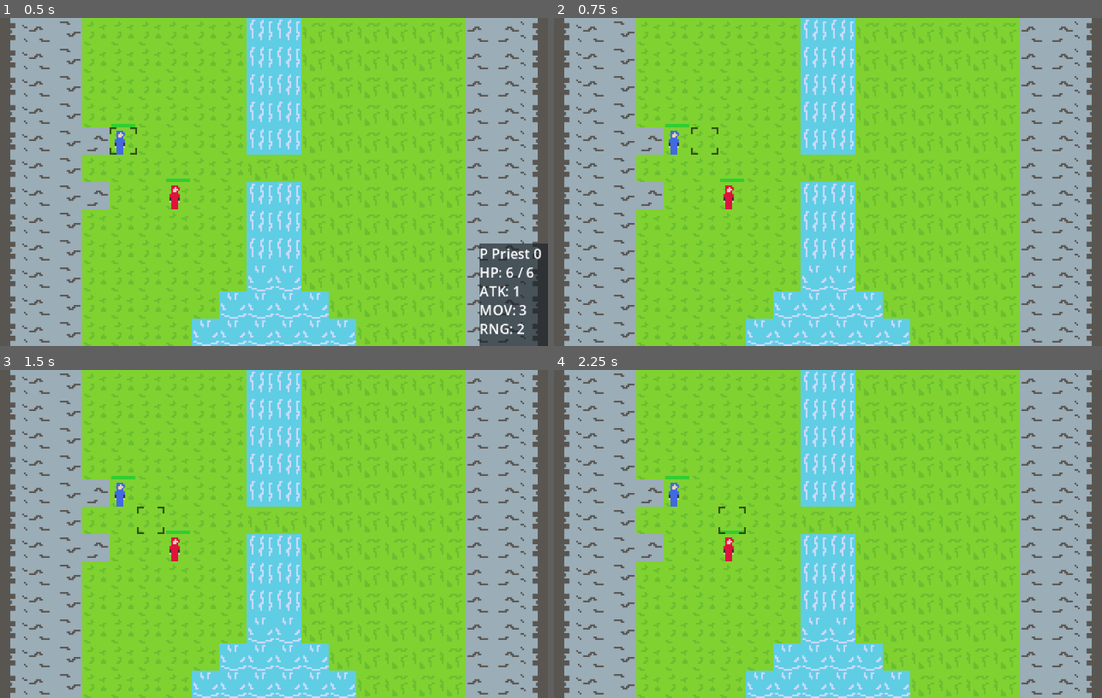
Above: before the commit, frames 1-4 (two rows, left to right).
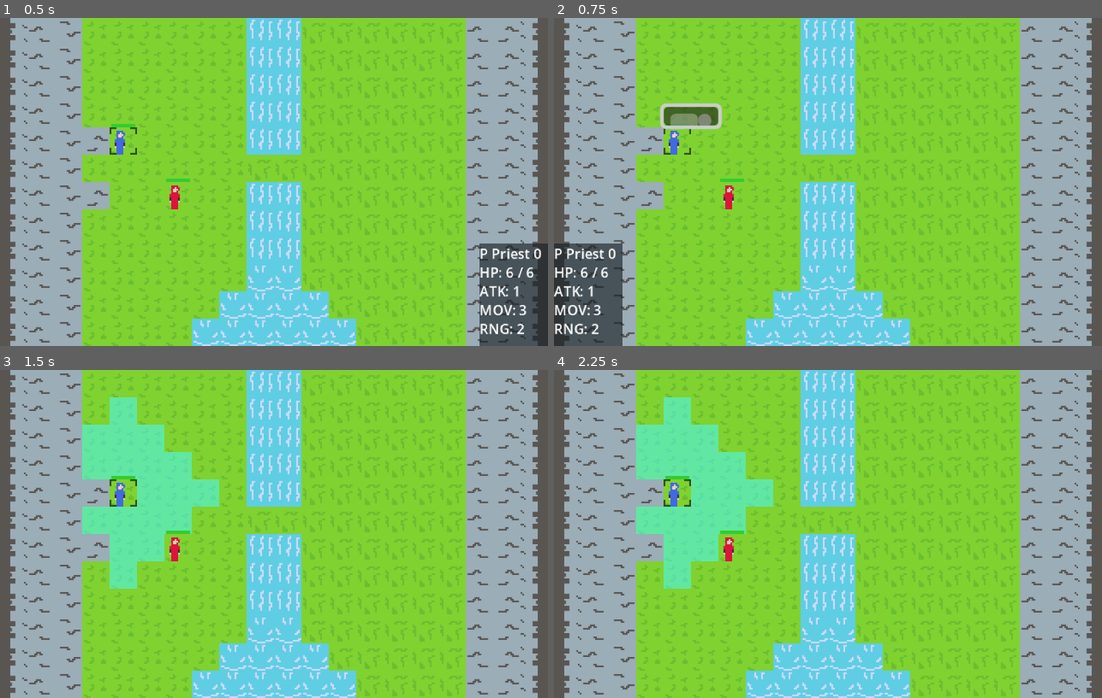
Above: after the commit, the same moments.

Repository: gui-stefanini/basictrpg
Game: Godot game, scene res://Scenes/InGame/game_manager.tscn
Same seed, same stepped clock (60 frames per second), same inputs: the game is played once before the commit and once after it. This scene is started directly instead of the project's main scene.
Inputs (mouse positions are in pixels of both pictures, inside the frame that each line leads up to):
- Up to frame 1 (0.5 s): no input
- Up to frame 2 (0.75 s): tap Enter at 0.5 s; move the mouse to (948, 165) at 0.52 s; hold Right (move_right) from 0.53 s (still down); tap Z (confirm) at 0.6 s; click (948, 165) at 0.67 s
- Up to frame 3 (1.5 s): tap Z (confirm) at 1.25, 1.35 s; move the mouse to (164, 550) at 1.27 s; release Right (move_right) at 1.28 s; hold Down (move_down) from 1.28 s (still down); click (164, 550) at 1.42 s
- Up to frame 4 (2.25 s): tap Z (confirm) at 2, 2.1 s; move the mouse to (882, 461) at 2.02 s; release Down (move_down) at 2.03 s; hold Right (move_right) from 2.03 s (still down); click (882, 461) at 2.17 s

Frame 1 is identical in both runs. In frame 2, 4.8% of the frame differs, in the area x 0-31%, y 25-100%; in frame 3, 7.5%; in frame 4, 7.5%, in the area x 15-40%, y 8-67%.

Commit message:
Ver 1.0.1.4 - Pre
In progress keyboard act menu

Diff:
--- a/Scenes/InGame/action_menu.tscn
+++ b/Scenes/InGame/action_menu.tscn
@@ -10,15 +10,15 @@
 content_margin_bottom = 0.0
 bg_color = Color(0.545098, 0.792157, 0.788235, 0)
 
-[node name="ActionMenu" type="PanelContainer" node_paths=PackedStringArray("MyVBoxContainer")]
+[node name="ActionMenu" type="PanelContainer" node_paths=PackedStringArray("MyItemList")]
 z_index = 20
 offset_right = 32.0
 offset_bottom = 11.0
 theme_override_styles/panel = SubResource("StyleBoxFlat_p3omo")
 script = ExtResource("1_p3omo")
 ActionButtonScene = ExtResource("2_p3omo")
-MyVBoxContainer = NodePath("VBoxContainer")
+MyItemList = NodePath("ItemList")
 metadata/_edit_group_ = true
 
-[node name="VBoxContainer" type="VBoxContainer" parent="."]
+[node name="ItemList" type="ItemList" parent="."]
 layout_mode = 2
--- a/Scenes/InGame/game_manager.tscn
+++ b/Scenes/InGame/game_manager.tscn
@@ -16,13 +16,13 @@
 [ext_resource type="PackedScene" uid="uid://crxd46k35kbox" path="res://Scenes/InGame/unit_info_panel.tscn" id="11_uj5f7"]
 [ext_resource type="PackedScene" uid="uid://rrtklejik3lk" path="res://Scenes/InGame/action_forecast.tscn" id="12_v2ahw"]
 
-[node name="GameManager" type="Node2D" node_paths=PackedStringArray("ManagerTimer", "ActionMenu", "EndScreen", "ActiveUnitInfoPanel", "SelectedUnitInfoPanel", "ActionForecast", "MyCursor", "MyMoveManager", "MyActionManager")]
+[node name="GameManager" type="Node2D" node_paths=PackedStringArray("ManagerTimer", "MyActionMenu", "EndScreen", "ActiveUnitInfoPanel", "SelectedUnitInfoPanel", "ActionForecast", "MyCursor", "MyMoveManager", "MyActionManager")]
 script = ExtResource("1_kmrvs")
 UnitScene = ExtResource("2_wg6t1")
 CombatScreenScene = ExtResource("3_frkii")
 VfxScene = ExtResource("4_2yddo")
 ManagerTimer = NodePath("ManagerTimer")
-ActionMenu = NodePath("ActionMenu")
+MyActionMenu = NodePath("ActionMenu")
 EndScreen = NodePath("EndScreen")
 ActiveUnitInfoPanel = NodePath("UnitInfoPanel")
 SelectedUnitInfoPanel = NodePath("UnitInfoPanel2")
--- a/Scripts/GameScripts/action_menu.gd
+++ b/Scripts/GameScripts/action_menu.gd
@@ -1,7 +1,9 @@
+class_name ActionMenu
 extends PanelContainer
 ##############################################################
 #                      0.0 Signals                           #
 ##############################################################
+@warning_ignore("unused_signal")
 signal action_selected(action: Action)
 
 ##############################################################
@@ -11,8 +13,7 @@
 #     REFERENCES     #
 ######################
 @export var ActionButtonScene: PackedScene
-@export var MyVBoxContainer: VBoxContainer
-
+@export var MyItemList: ItemList
 ######################
 #     SCRIPT-WIDE    #
 ######################
@@ -21,30 +22,42 @@
 #                      2.0 Functions                         #
 ##############################################################
 
+func NavigateUp():
+	var current_selection = MyItemList.get_selected_items()[0]
+	# % gives the remain of the division.
+	# Ex: if there are 4 itens and you are on item 2: (2-1+4)%4 = 5%4 = 1 remain.
+	var new_selection = (current_selection - 1 + MyItemList.item_count) % MyItemList.item_count
+	MyItemList.select(new_selection)
+
+func NavigateDown():
+	var current_selection = MyItemList.get_selected_items()[0]
+	var new_selection = (current_selection + 1) % MyItemList.item_count
+	MyItemList.select(new_selection)
+
 func HideMenu():
-	for button in MyVBoxContainer.get_children():
-		button.queue_free()
+	MyItemList.clear()
 	hide()
 
 func ShowMenu(unit: Unit):
-	for button in MyVBoxContainer.get_children():
-		button.queue_free()
+	MyItemList.clear()
 
 	var actions = unit.Data.Actions
 	actions.sort_custom(func(a, b):
 		return a.Type < b.Type
 		)
 
-	for action in actions:
-		var new_button = ActionButtonScene.instantiate()
-		new_button.text = action.Name
-		MyVBoxContainer.add_child(new_button)
+	for i in range(actions.size()):
+		var action = actions[i]
+		MyItemList.add_item(action.Name)
+		MyItemList.set_item_metadata(i, action)
 
-		new_button.pressed.connect(_on_action_button_pressed.bind(action))
 		if action is MoveAction and unit.HasMoved:
-			new_button.disabled = true
+			MyItemList.set_item_disabled(i, true)
 		if action is not MoveAction and action is not WaitAction and unit.HasActed:
-			new_button.disabled = true
+			MyItemList.set_item_disabled(i, true)
+
+	MyItemList.select(0)
+	MyItemList.grab_focus()
 
 	global_position = unit.global_position + Vector2(-8, -20)
 
@@ -55,9 +68,14 @@
 #                      3.0 Signal Functions                  #
 ##############################################################
 
-func _on_action_button_pressed(action:Action):
-	hide()
-	action_selected.emit(action)
+#func _on_action_button_pressed(action:Action):
+	#hide()
+	#action_selected.emit(action)
+
+func SelectAction():
+	var selected_index = MyItemList.get_selected_items()[0]
+	var selected_action = MyItemList.get_item_metadata(selected_index)
+	action_selected.emit(selected_action)
 
 ##############################################################
 #                      4.0 Godot Functions                   #
@@ -65,4 +83,4 @@
 
 func _ready() -> void:
 	UiFunctions.SetMouseIgnore(self)
-	UiFunctions.SetMouseIgnore(MyVBoxContainer)
+	UiFunctions.SetMouseIgnore(MyItemList)
--- a/Scripts/GameScripts/game_manager.gd
+++ b/Scripts/GameScripts/game_manager.gd
@@ -22,7 +22,7 @@
 @export var VfxScene: PackedScene
 
 @export var ManagerTimer: Timer
-@export var ActionMenu: PanelContainer
+@export var MyActionMenu: ActionMenu
 @export var EndScreen: CanvasLayer
 @export var ActiveUnitInfoPanel: PanelContainer
 @export var SelectedUnitInfoPanel: PanelContainer
@@ -93,7 +93,7 @@
 ##############################################################
 
 func HideUI():
-	ActionMenu.HideMenu()
+	MyActionMenu.HideMenu()
 	ActiveUnitInfoPanel.hide()
 	SelectedUnitInfoPanel.hide()
 
@@ -226,7 +226,7 @@
 
 func OnPlayerActionFinished():
 	CurrentSubState = SubState.ACTION_SELECTION_PHASE
-	ActionMenu.ShowMenu(ActiveUnit)
+	MyActionMenu.ShowMenu(ActiveUnit)
 
 func EndPlayerTurn():
 	if not ActiveUnit: return
@@ -270,15 +270,23 @@
 ##############################################################
 
 func _on_direction_pressed(direction: Vector2i):
-	# We only want the cursor to move in specific phases.
-	var valid_cursor_phase : bool = CurrentSubState in [SubState.UNIT_SELECTION_PHASE, SubState.TARGETING_PHASE]
-	if not CurrentGameState == GameState.PLAYER_TURN or not valid_cursor_phase:
+	if not CurrentGameState == GameState.PLAYER_TURN:
 		return
 
-	var new_position = MyCursor.TilePosition + direction
-	if CheckGridBounds(new_position):
-		MyCursor.MoveToTile(new_position, GroundGrid)
-		DisplaySelectedUnitInfo()
+	match CurrentGameState:
+		# We only want the cursor to move in specific phases.
+		SubState.UNIT_SELECTION_PHASE or SubState.TARGETING_PHASE:
+			var new_position = MyCursor.TilePosition + direction
+			if CheckGridBounds(new_position):
+				MyCursor.MoveToTile(new_position, GroundGrid)
+				DisplaySelectedUnitInfo()
+
+		SubState.ACTION_SELECTION_PHASE:
+			if direction.y == 1:
+				MyActionMenu.NavigateDown()
+			elif direction.y == -1:
+				MyActionMenu.NavigateUp()
+			return
 
 func _on_confirm_pressed():
 	if not CurrentGameState == GameState.PLAYER_TURN:
@@ -293,8 +301,11 @@
 				HideUI()
 				ActiveUnit = unit_on_tile
 				ActiveUnitInfoPanel.UpdatePanel(ActiveUnit)
-				ActionMenu.ShowMenu(ActiveUnit)
+				MyActionMenu.ShowMenu(ActiveUnit)
 				CurrentSubState = SubState.ACTION_SELECTION_PHASE
+
+		SubState.ACTION_SELECTION_PHASE:
+			MyActionMenu.SelectAction()
 
 		SubState.TARGETING_PHASE:
 			var target = null
@@ -340,7 +351,7 @@
 		SubState.TARGETING_PHASE:
 			HideUI()
 			MyActionManager.ClearHighlights()
-			ActionMenu.ShowMenu(ActiveUnit)
+			MyActionMenu.ShowMenu(ActiveUnit)
 			CurrentAction = null
 			CurrentSubState = SubState.ACTION_SELECTION_PHASE
 
@@ -348,8 +359,12 @@
 			ActionForecast.hide()
 			TargetedUnit = null
 			CurrentAction = null
-			ActionMenu.ShowMenu(ActiveUnit)
+			MyActionMenu.ShowMenu(ActiveUnit)
 			CurrentSubState = SubState.ACTION_SELECTION_PHASE
+
+#func _on_action_menu_action_selected(action: Action) -> void:
+	#HideUI()
+	#action._on_select(ActiveUnit, self)
 
 func _on_action_menu_action_selected(action: Action) -> void:
 	HideUI()
@@ -486,6 +501,7 @@
 	InputManager.direction_pressed.connect(_on_direction_pressed)
 	InputManager.confirm_pressed.connect(_on_confirm_pressed)
 	InputManager.cancel_pressed.connect(_on_cancel_pressed)
+	MyActionMenu.action_selected.connect(_on_action_menu_action_selected)
 
 	SetLevel()
 
